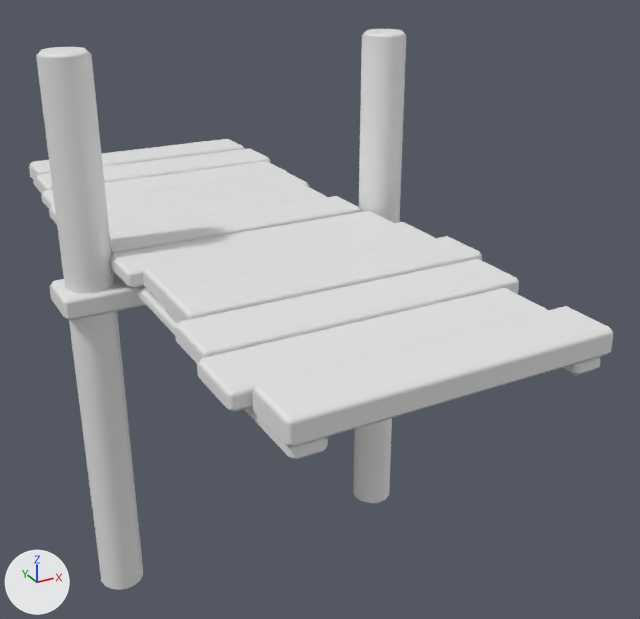
The FBX model CrashCourse/Assets/ART_Assets/Platforms/Small/M_Small_Long_High_2.fbx, before and after one commit.
Both versions are drawn from a 50 mm camera at (52.25, 22.45, 5.36) aimed at (56.73, 30.61, 1.28). Lighting does not change. The marker at lower left points along +X, +Y and +Z. The older version comes first. Where no turn or scale is listed for an object, it has been applied to the vertices.
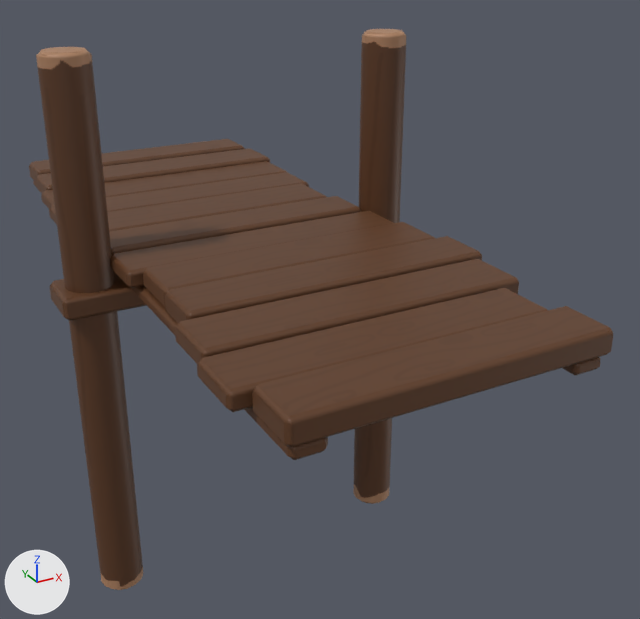
Pixel boxes (x1, y1, x2, y2) of what changed, in the pictures (640 x 619 px):
'Cube.599', recoloured (white to brown)
    both: (29, 29, 613, 590)

What changed in the scene script:
```text
Add img_row_4_uv_png:
    img_row_4_uv_png = load_image('Row_4_UV.png', '../Textures/Row_4_UV.png', 1024, 1024, 'sRGB')
Add mat_row_4:
    mat_row_4 = principled_material('Row_4')
    mat_row_4.texture = img_row_4_uv_png
Change me_cube_713:
    where me_cube_713.from_pydata(...)  # 488 vertices, 490 faces; spans x -2.09..2.11, y -3.92..4.03, z -4.06..2.07
    add me_cube_713.materials.append(mat_row_4)  # picture img_row_4_uv_png
```
